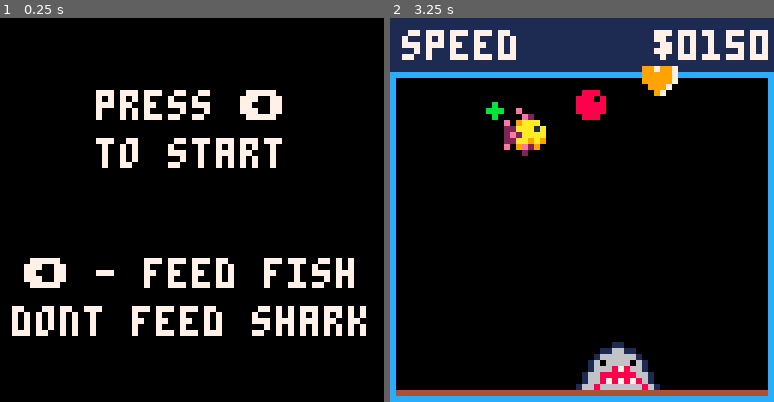
Above: before the commit, frames 1-2 (left to right).
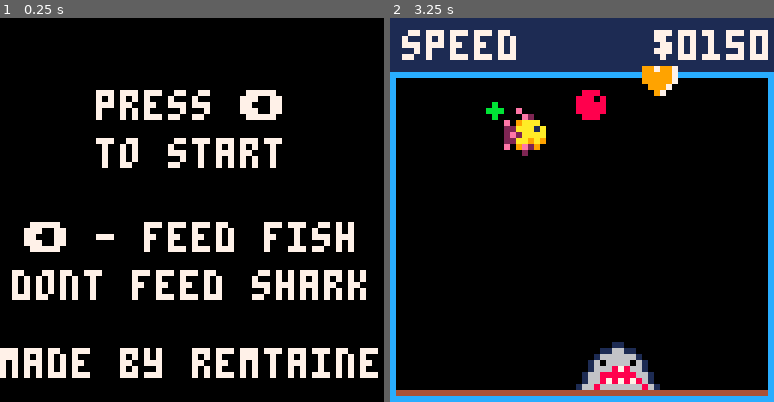
Above: after the commit, the same moments.

Repository: remtaine/pico-sushiquarium
Game: PICO-8 cartridge sushiquarium.p8
Two runs of this game, one before a commit and one after it. Both use one fixed random seed, a clock stepped at 60 frames per second and the inputs below.
Inputs (mouse positions are in pixels of both pictures, inside the frame that each line leads up to):
- Up to frame 1 (0.25 s): no input
- Up to frame 2 (3.25 s): click (670, 121) at 0.67 s; click (436, 267) at 1.22 s; click (497, 114) at 1.77 s; click (562, 259) at 2.32 s; click (624, 106) at 2.87 s; hold Left from 3.08 s (still down)

The runs differ from the first frame. In frame 1, 14% of the frame differs, in the area x 0-99%, y 53-94%; in frame 2, nothing differs.

Commit message:
Separate tabs

Diff:
--- a/sushiquarium.p8
+++ b/sushiquarium.p8
@@ -1,25 +1,8 @@
 pico-8 cartridge // http://www.pico-8.com
 version 38
 __lua__
---[[todos
-() mechanics
- () move faster or crane grab?
-() shark
- () movement on floor
- () eats fish
-() fish
- () health
- 	  = speed slower (since full)
- 	  = price bigger
- () eats feed
- () hovers on floor waiting to be eaten
- () fish come in waves when caught?
-				costs money to catch fish?
-() power ups
-	() ✽ to stun shark
-	() $ to sell maxed fish
- () ★ for invincible temp
-]]
+-- sushiquarium
+-- by remtaine
 
 function _init()
 -- play vs menu
@@ -59,139 +42,295 @@
  amins = 1
  aspeedup = -1
 
- music(0,0,3)
-end
-
+--music(0,0,3)
+end
+
+-->8
+--[[
+state machine
+]]
 
 function _update()
- if state=="menu" and btn(⬅️) then
-  state="play"
+ if state=="menu" then
+  update_menu()
  elseif state=="play" then
-		fr += 1
-	 mousex = stat(32)
-	 mousey = stat(33)
-
-	 if btn(⬅️) then
-	  sfx(1,0)
-	  debug = "speed"
-	 	aspeedup = true
-	 elseif aspeedup and money >= 5 and not btn(⬅️) then
-	 	sfx(-1,2)
-	 	sfx(0,3)
-
-	 	money -= dprice
-	 	debug = "drop"
-
-	 	dx = ax
-	 	dy = ay + 1
-
-	 	as = amins
-	 	aspeedup = false
-	 end
-
-	 if fr >= 2520 then
-	 	fr = 0
-	 end
-
-	 --frame movement
-	 --feed move
-		dy += 0.5
-	 if (fr % 2 == 0) then
-	  --fish move
-	  if f1x < dx then
-	 	 f1x += f1sx
-			elseif f1x > dx then
-	 	 f1x -= f1sx
-	 	end
-
-	 	if f1y < dy then
-	 	 f1y += f1sy
-			elseif f1y > dy then
-	 	 f1y -= f1sy
-	 	end
-
-		elseif (fr % 3 == 0) then
-	  if aspeedup then
-	   as += 1
-	   --debug=as
-			end
-
-			--arrow border
-			ax += as * adir
-			if ax > border - 7 then
-			 ax = border-7
-				adir = -1
-			elseif ax - 1 < 0 then
-	   ax = 0
-			 adir = 1
-			end
-		elseif (fr % 4 == 0) then
-		end
-	 --end frame movement
-
-
-		if (f1x - 3 > border) then
-		 f1x = -5
-		end
-
-		if (f1y - 3 > border) then
-		 f1y = 5
-		end
- elseif (fr % 6 == 0) then
+  update_game()
  end
 end
-
 
 function _draw()
  if state=="menu" then
-		cls()
-		--map(0,0,0,0,8,8)
-		fc = 7
- 	print("press ⬅️",16,12,fc)
-	 print("to start",16,20,fc)
-	 --todo add instructions
-	 --print("instructions",8,40,0)
-	 print("⬅️ - feed fish",4,40,fc)
-	 print("dont feed shark",2,48,fc)
+		draw_menu()
 	elseif state=="play" then
-	 cls()
-	 --units
-		--feed
-		print("●",dx,dy,8)
-		--shark
-		spr(17,30,54,2,1)
-		--fish
-		spr(1,f1x,f1y)
-		--sspr(8,0,8,8,f1x,f1y,16,16)
-		--spr(1,f1x,f1y,1,1,true,false)
-	 circfill(f1x-1,f1y,1,11)
-
-	--cursor
-	--[[
-	color(6)
-	cl= 3
-	line(mousex, mousey-cl, mousex, mousey+cl)
-	line(mousex-cl, mousey, mousex+cl, mousey)
-	]]
-
-	--draw border
-		rect(0,9,border,border,12)
-		rectfill(0,0,border,8,1)
-		line(1,62,62,62,4)
-	--arrow
-		print("♥",ax+1,ay,7)
-		print("♥",ax,ay,9)
-	--ui
-	 m = tostring(money)
-	 while #m<4 do
-	  m = "0"..m
-	 end
-		print("$"..m,44,2,7)
-
-	--debug
-		print(debug,2, 2)
+	 draw_game()
 	end
 end
+-->8
+--[[
+updates and draw for game
+]]
+
+function update_game()
+	fr += 1
+ mousex = stat(32)
+ mousey = stat(33)
+
+ if btn(⬅️) then
+  --sfx(1,0)
+  debug = "speed"
+ 	aspeedup = true
+ elseif aspeedup and money >= 5 and not btn(⬅️) then
+ 	--sfx(-1,2)
+ 	--sfx(0,3)
+
+ 	money -= dprice
+ 	debug = "drop"
+
+ 	dx = ax
+ 	dy = ay + 1
+
+ 	as = amins
+ 	aspeedup = false
+ end
+
+ if fr >= 2520 then
+ 	fr = 0
+ end
+
+ --frame movement
+ --feed move
+	dy += 0.5
+ if (fr % 2 == 0) then
+  --fish move
+  if f1x < dx then
+ 	 f1x += f1sx
+		elseif f1x > dx then
+ 	 f1x -= f1sx
+ 	end
+
+ 	if f1y < dy then
+ 	 f1y += f1sy
+		elseif f1y > dy then
+ 	 f1y -= f1sy
+ 	end
+
+	elseif (fr % 3 == 0) then
+  if aspeedup then
+   as += 1
+   --debug=as
+		end
+
+		--arrow border
+		ax += as * adir
+		if ax > border - 7 then
+		 ax = border-7
+			adir = -1
+		elseif ax - 1 < 0 then
+   ax = 0
+		 adir = 1
+		end
+	end
+ --end frame movement
+
+
+	if (f1x - 3 > border) then
+	 f1x = -5
+	end
+
+	if (f1y - 3 > border) then
+	 f1y = 5
+	end
+
+	if (fr % 6 == 0) then
+	end
+end
+
+
+function draw_game()
+ cls()
+ --units
+	--feed
+	print("●",dx,dy,8)
+	--shark
+	spr(17,30,54,2,1)
+	--fish
+	spr(1,f1x,f1y)
+	--sspr(8,0,8,8,f1x,f1y,16,16)
+	--spr(1,f1x,f1y,1,1,true,false)
+ circfill(f1x-1,f1y,1,11)
+
+--draw border
+	rect(0,9,border,border,12)
+	rectfill(0,0,border,8,1)
+	line(1,62,62,62,4)
+--arrow
+	print("♥",ax+1,ay,7)
+	print("♥",ax,ay,9)
+--ui
+ m = tostring(money)
+ while #m<4 do
+  m = "0"..m
+ end
+	print("$"..m,44,2,7)
+
+--debug
+	print(debug,2, 2)
+end
+
+-->8
+--[[
+updates and draw for
+everything else
+]]
+
+function update_menu()
+ if btn(⬅️) then
+  state="play"
+ end
+end
+
+function draw_menu()
+	cls()
+	--map(0,0,0,0,8,8)
+	fc = 7
+	print("press ⬅️",16,12,fc)
+ print("to start",16,20,fc)
+ --todo add instructions
+ --print("instructions",8,40,0)
+ print("⬅️ - feed fish",4,34,fc)
+ print("dont feed shark",2,42,fc)
+ print("made by remtaine",0,55,fc)
+end
+
+--@todo instructions
+…(128 lines of a section not shown)…
 
 
 
Not shown, changed: 130 lines of the sprite sheet (__gfx__) section of sushiquarium.p8
Not shown, changed: the thumbnail (__label__) section of sushiquarium.p8
